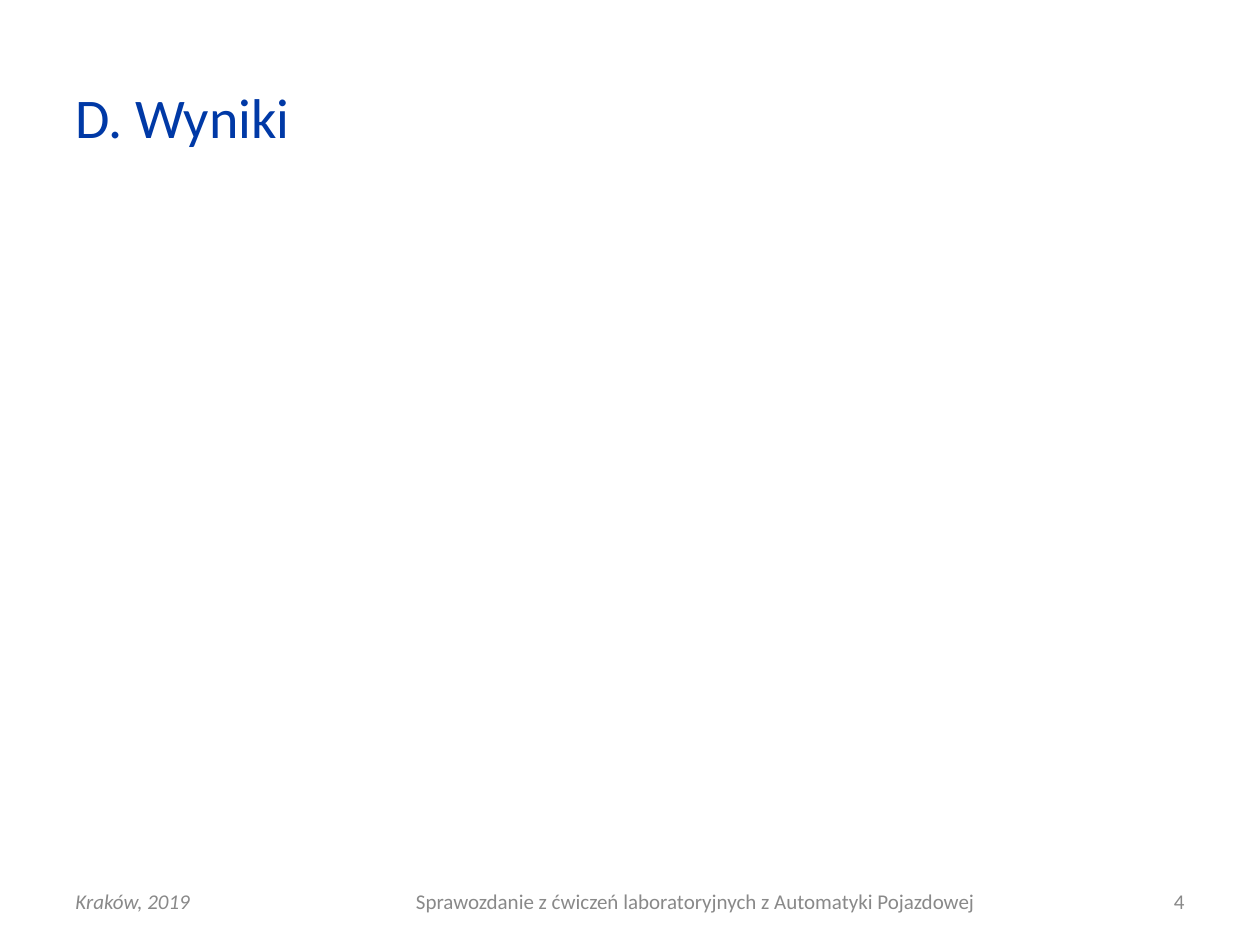
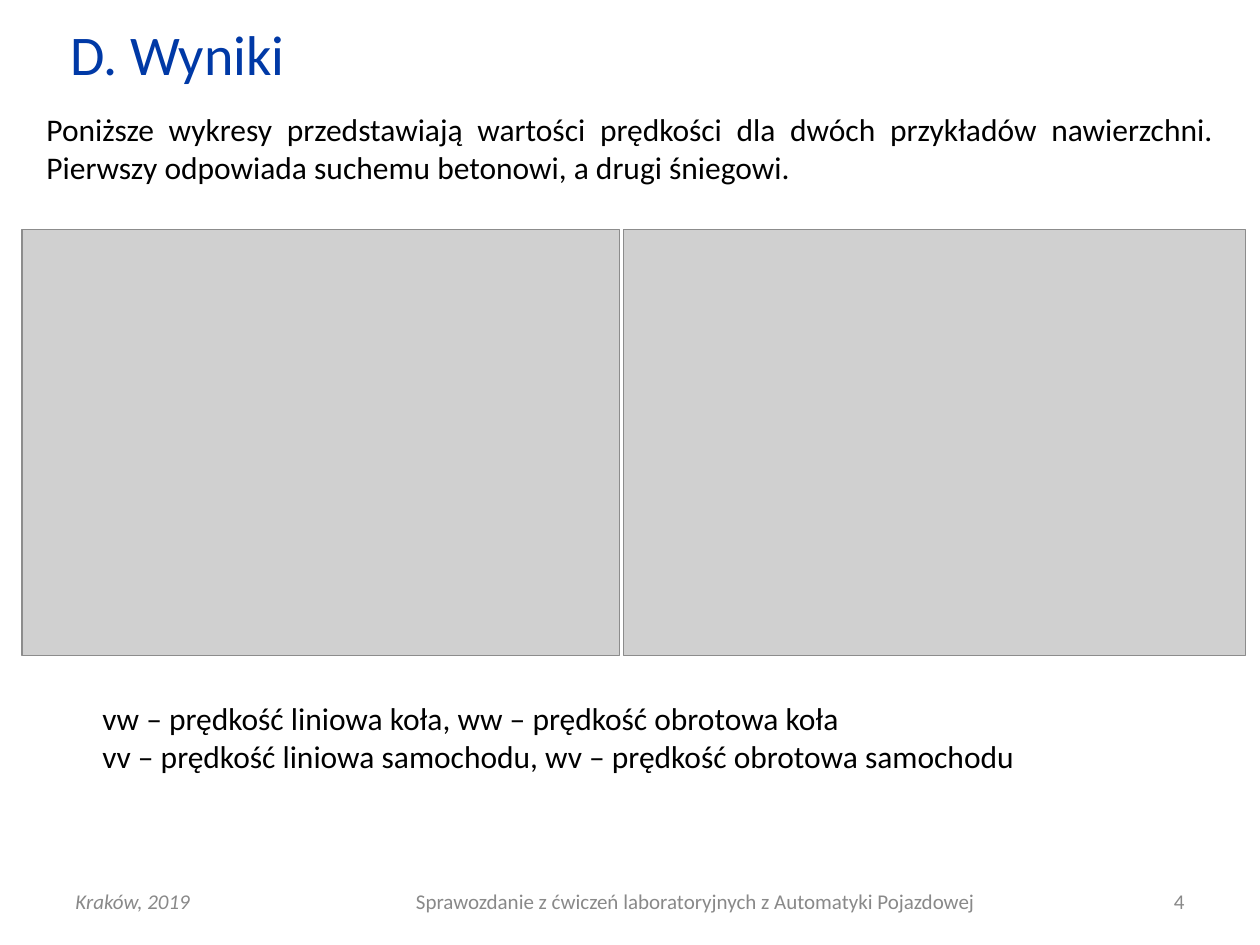
Before and after one commit to elfsonix/Automatyka-Pojazdowa, a slide deck: slide 4 of Lab10/AP_L10_20190417_0930_G03.ppt. Drawn at 1260x945 pixels with LibreOffice and Linux fonts; fonts in the diff are those of the drawing; grey boxes stand for pictures. Boxes give left, top, right and bottom in pixels: in the first picture for what was removed or moved away, otherwise in the second. Text is boxed around its words. In the diff, an @@ line names an element or a change of style, - is before the commit and + after.

Commit message:
wyniki

```diff
--- a/Lab10/AP_L10_20190417_0930_G03.ppt
+++ b/Lab10/AP_L10_20190417_0930_G03.ppt
@@ title "D. Wyniki": place and size @@
-title "D. Wyniki" at bbox=[76, 99, 290, 147]
+title "D. Wyniki" at bbox=[71, 36, 285, 84]
@@ text added at bbox=[46, 119, 1212, 185], 18 pt, text #000000 @@
+Poniższe wykresy przedstawiają wartości prędkości dla dwóch przykładów nawierzchni. Pierwszy odpowiada suchemu betonowi, a drugi śniegowi.
@@ picture added at bbox=[23, 229, 620, 655] @@
@@ picture added at bbox=[624, 229, 1246, 655] @@
@@ text added at bbox=[102, 708, 1014, 773], 18 pt, text #000000 @@
+vw – prędkość liniowa koła, ww – prędkość obrotowa koła
+vv – prędkość liniowa samochodu, wv – prędkość obrotowa samochodu
```
Also in this commit, not shown: 1 other slide changed.
